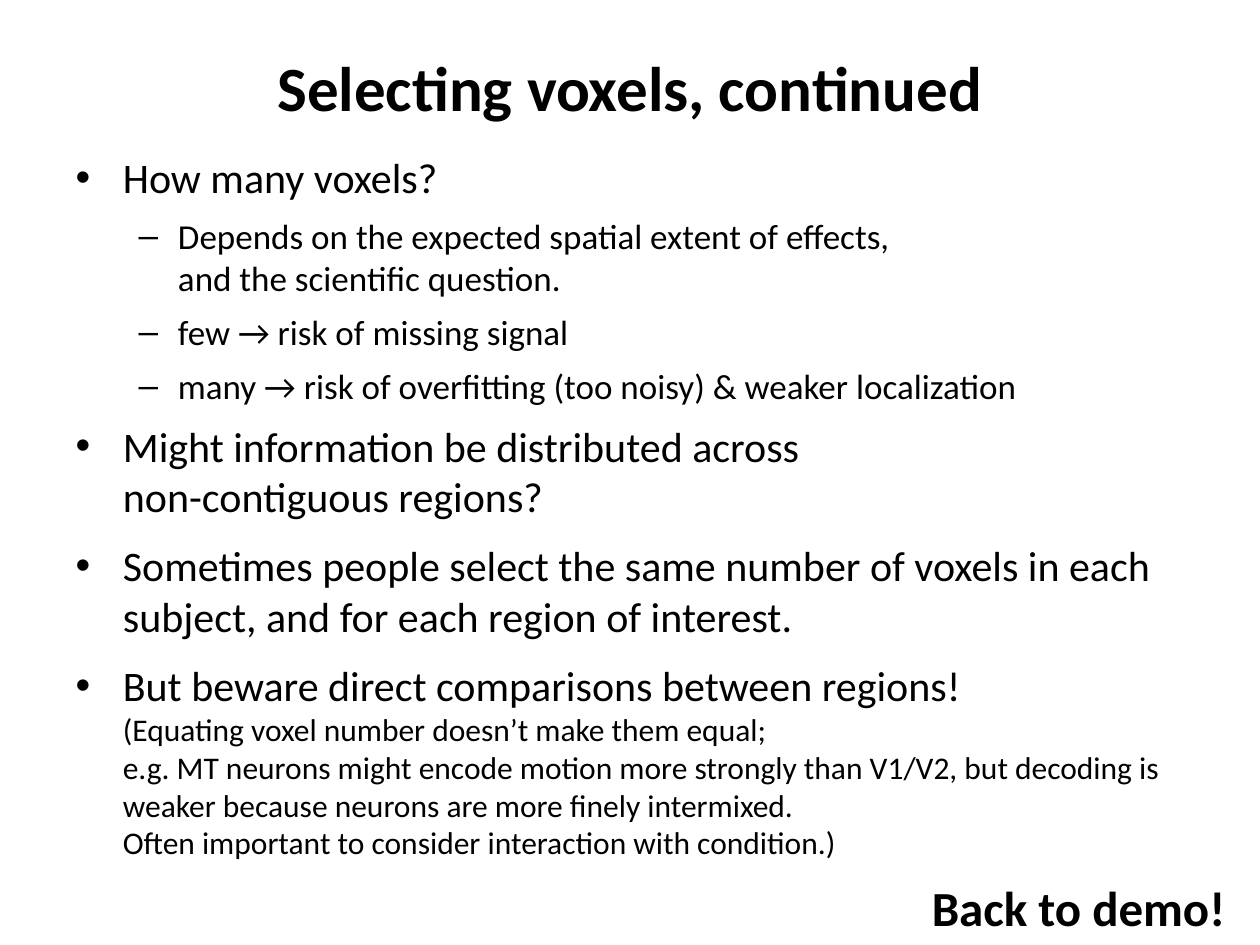
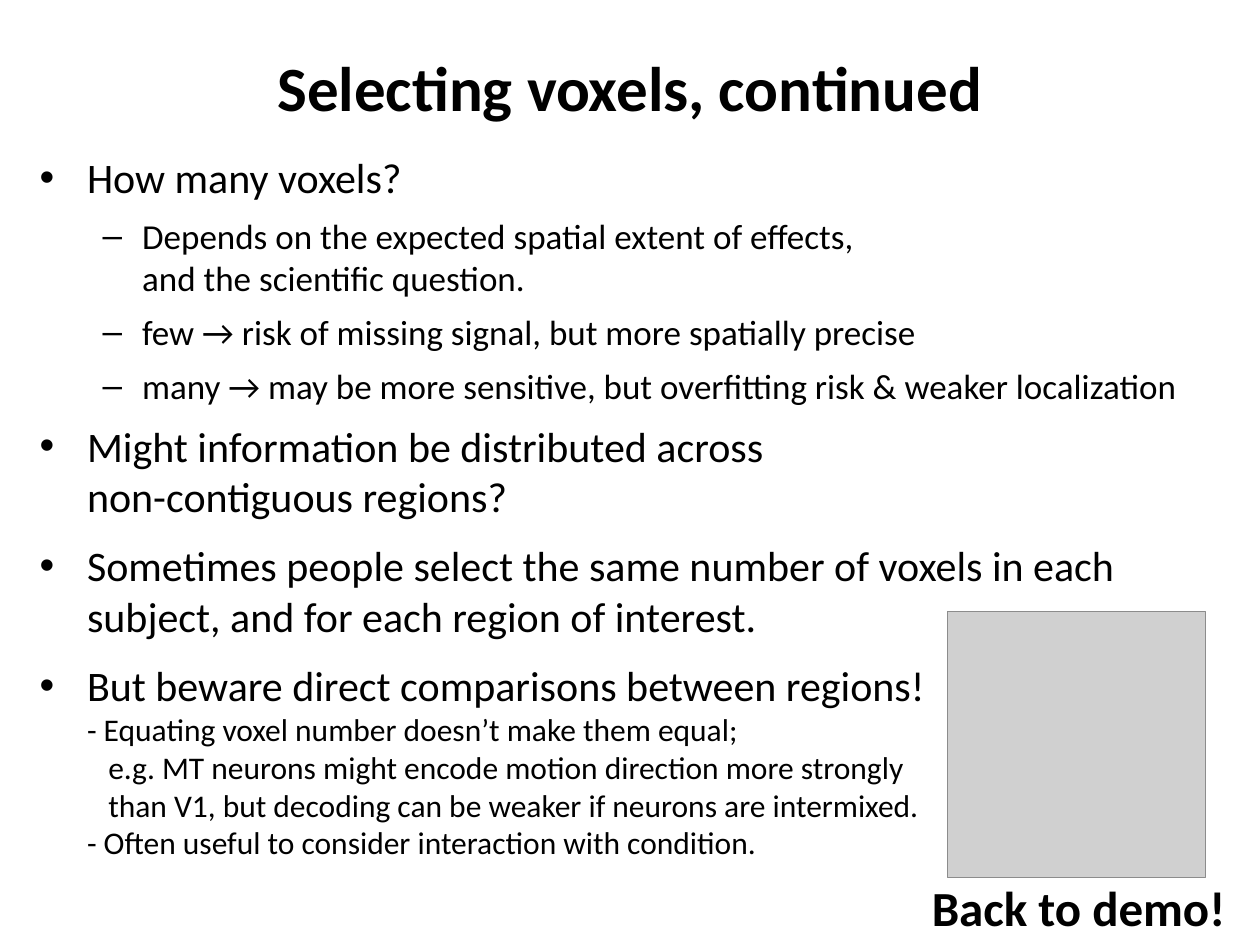
Before and after one commit to MRC-CBU/COGNESTIC, a slide deck: slide 55 of 09_MVPA_MRI/COGNESTIC26_MVPA_djm_part1.pptx. Drawn at 1260x945 pixels with LibreOffice and Linux fonts; fonts in the diff are those of the drawing; grey boxes stand for pictures. Boxes give left, top, right and bottom in pixels: in the first picture for what was removed or moved away, otherwise in the second. Text is boxed around its words. In the diff, an @@ line names an element or a change of style, - is before the commit and + after.

```diff
--- a/09_MVPA_MRI/COGNESTIC26_MVPA_djm_part1.pptx
+++ b/09_MVPA_MRI/COGNESTIC26_MVPA_djm_part1.pptx
@@ text "How many voxels?" moved from (x1=123, y1=163, x2=1159, y2=859) to (x1=87, y1=163, x2=1176, y2=855) @@
@@ text at (x1=142, y1=320, x2=1176, y2=405): text changed @@
-  – few → risk of missing signal
-  – many → risk of overfitting (too noisy) & weaker localization
+  – few → risk of missing signal, but more spatially precise
+  – many → may be more sensitive, but overfitting risk & weaker localization
@@ picture added at (x1=948, y1=611, x2=1206, y2=877) @@
@@ text at (x1=87, y1=671, x2=925, y2=855): text changed @@
-• But beware direct comparisons between regions!
-  (Equating voxel number doesn’t make them equal;
-  e.g. MT neurons might encode motion more strongly than V1/V2, but decoding is weaker because neurons are more finely intermixed.
-  Often important to consider interaction with condition.)
+• But beware direct comparisons between regions!
+  - Equating voxel number doesn’t make them equal;
+  e.g. MT neurons might encode motion direction more strongly
+  than V1, but decoding can be weaker if neurons are intermixed.
+  - Often useful to consider interaction with condition.
```
Also in this commit, not shown: 6 other slides changed.
